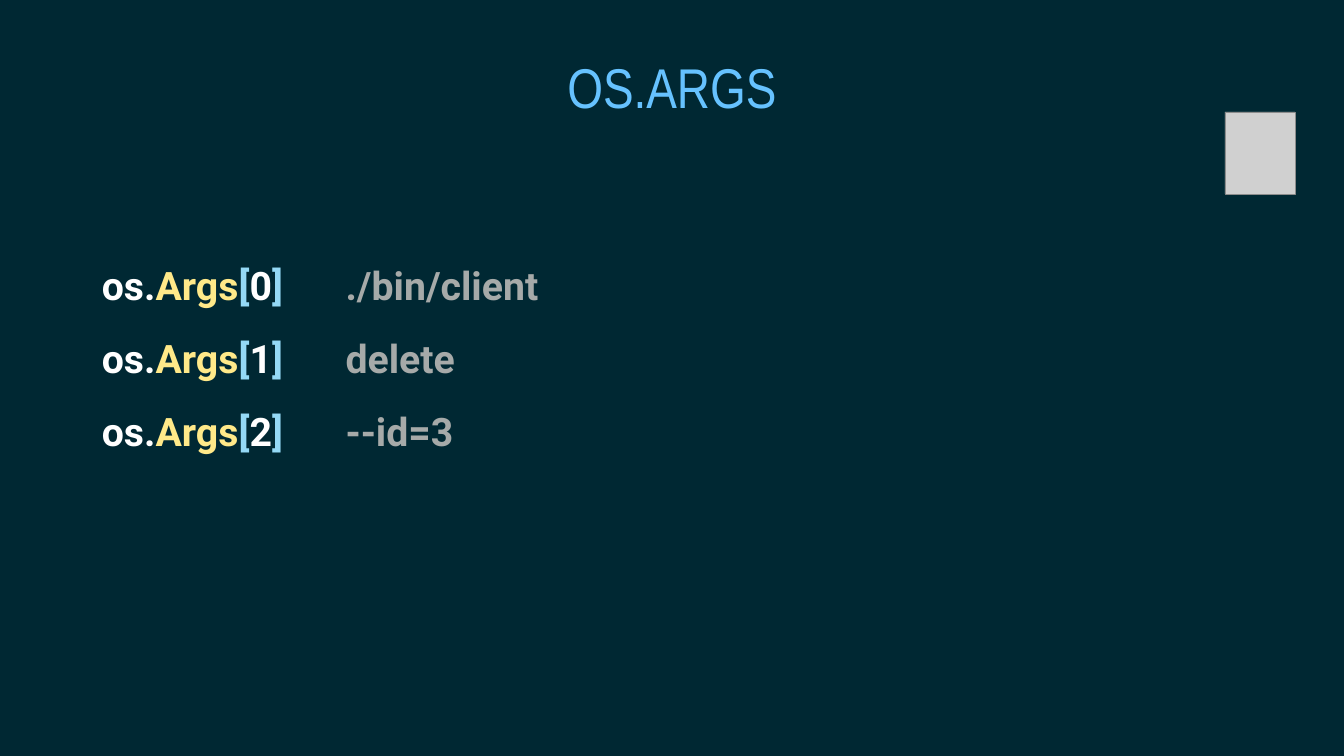
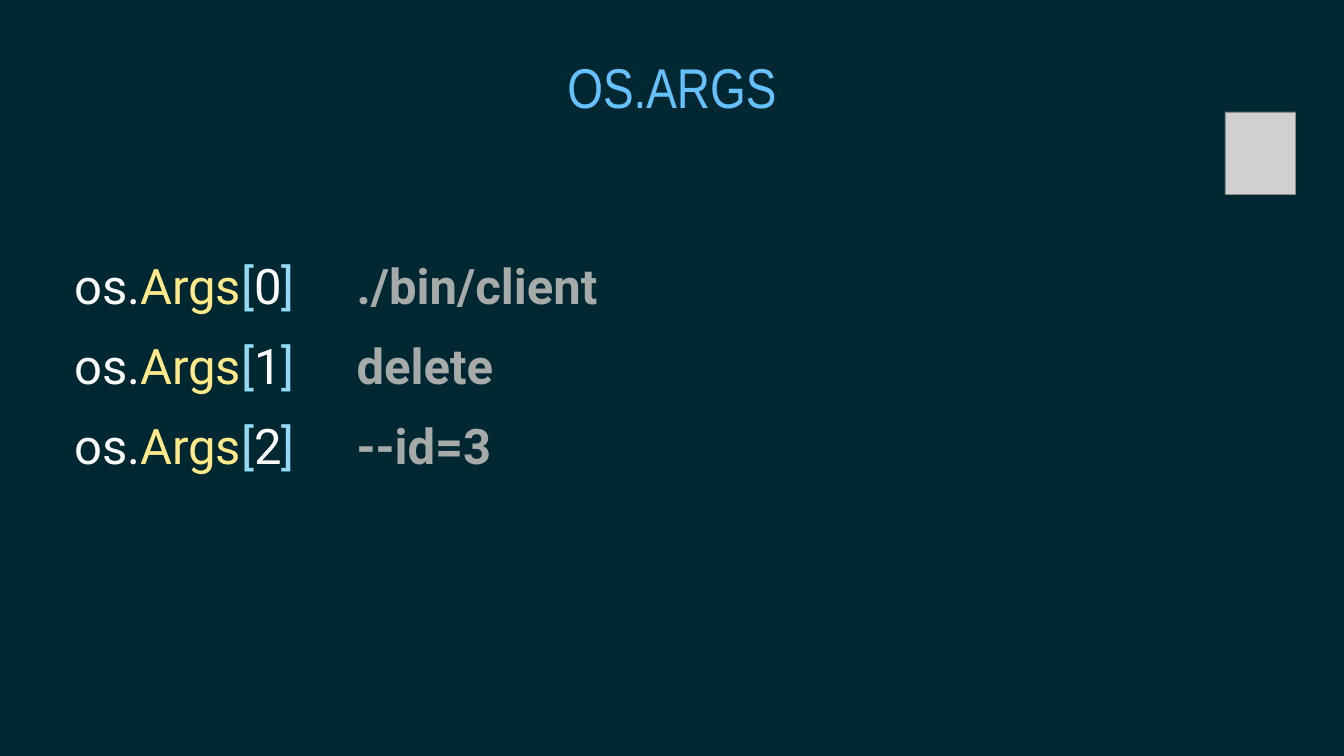
Before and after one commit to gophertuts/reminders-cli, a slide deck: slide 3 of slides/client/CLI Basics.pptx. Drawn at 1344x756 pixels with LibreOffice and Linux fonts; fonts in the diff are those of the drawing; grey boxes stand for pictures. Boxes give left, top, right and bottom in pixels: in the first picture for what was removed or moved away, otherwise in the second. Text is boxed around its words. In the diff, an @@ line names an element or a change of style, - is before the commit and + after.

```diff
--- a/slides/client/CLI Basics.pptx
+++ b/slides/client/CLI Basics.pptx
@@ text "os.Args[0]": place and size @@
-text "os.Args[0]" at (102,267,283,308)
+text "os.Args[0]" at (74,264,294,315)
@@ text "./bin/client": place and size @@
-text "./bin/client" at (346,270,539,303)
+text "./bin/client" at (357,267,598,307)
@@ text "os.Args[1]": place and size @@
-text "os.Args[1]" at (102,340,283,381)
+text "os.Args[1]" at (74,344,294,395)
@@ text "delete": place and size @@
-text "delete" at (346,343,455,374)
+text "delete" at (357,347,493,385)
@@ size 56 to 70 pt, bold off in 3 elements at (74,264,294,315), (74,344,294,395), (74,424,294,475) @@
@@ text "os.Args[2]": place and size @@
-text "os.Args[2]" at (102,413,283,454)
+text "os.Args[2]" at (74,424,294,475)
@@ size 56 to 70 pt in 3 elements at (357,267,598,307), (357,347,493,385), (357,427,492,465) @@
@@ text "--id=3": place and size @@
-text "--id=3" at (346,416,454,447)
+text "--id=3" at (357,427,492,465)
```
Also in this commit, not shown: 2 other slides changed, 1 slide added, 6 other files.
